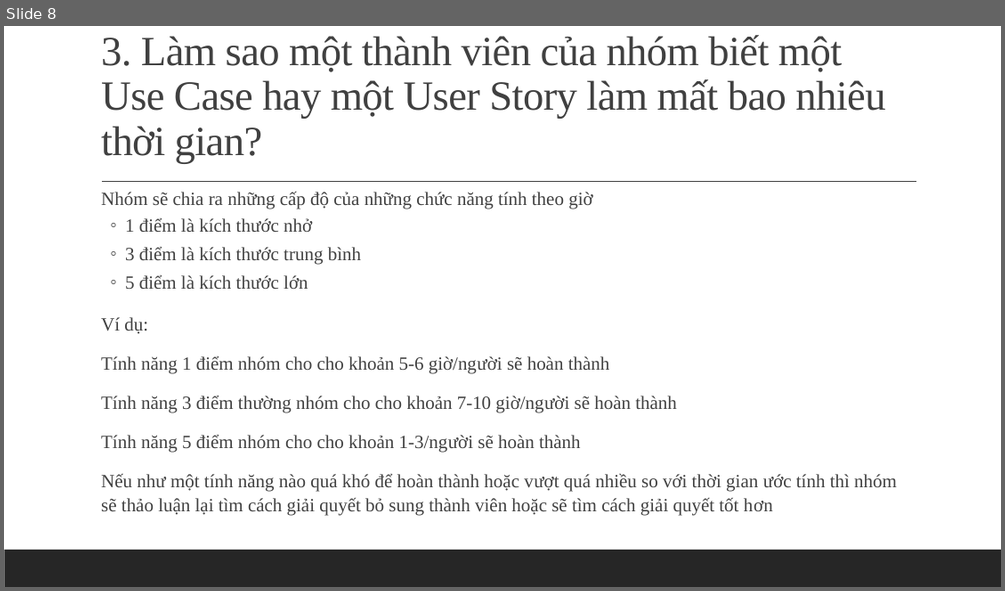
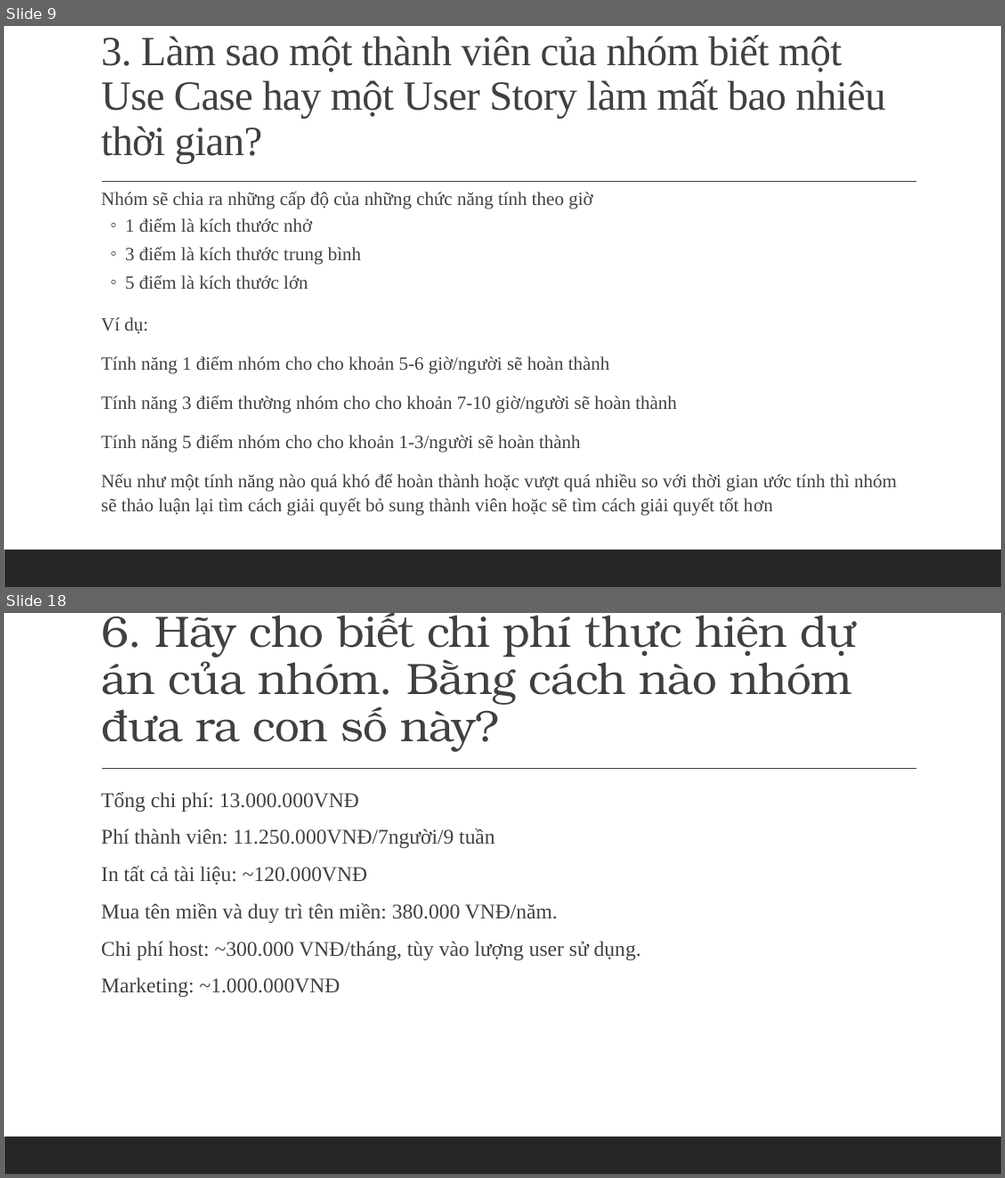
Before and after one commit to huynhquangminh/18HCB_QuanLyQuyTrinhPhanMem, a slide deck: Documents/Tuan3/Nhom_3_Tuan_3.pptx. Shown one above the other, each under a label of ours: slide 8 before the commit, slides 9 and 18 after it; the slides between them are not shown. The pictures are 1005x591 and 1005x1178 pixels, drawn with LibreOffice and Linux fonts; fonts in the diff are those of the drawing. Boxes give left, top, right and bottom in pixels: in the first picture for what was removed or moved away, otherwise in the second. Text is boxed around its words. In the diff, an @@ line names an element or a change of style, - is before the commit and + after.

Commit message:
Chỉnh slide tuần 2 và tuần 3

```diff
--- a/Documents/Tuan3/Nhom_3_Tuan_3.pptx
+++ b/Documents/Tuan3/Nhom_3_Tuan_3.pptx
@@ slide 18 added at (4, 613, 1001, 1174), background #FFFFFF; not listed: 2 template elements that a slide beside it also shows @@
@@ title added at (101, 615, 857, 752), 42.3 pt, text #404040 @@
+6. Hãy cho biết chi phí thực hiện dự án của nhóm. Bằng cách nào nhóm đưa ra con số này?
@@ text added at (101, 792, 641, 997), 20.1 pt, text #404040 @@
+  Tổng chi phí: 13.000.000VNĐ
+  Phí thành viên: 11.250.000VNĐ/7người/9 tuần
+  In tất cả tài liệu: ~120.000VNĐ
+  Mua tên miền và duy trì tên miền: 380.000 VNĐ/năm.
+  Chi phí host: ~300.000 VNĐ/tháng, tùy vào lượng user sử dụng.
+  Marketing: ~1.000.000VNĐ
@@ what was slide 8 is now slide 9 @@
```
Also in this commit, not shown: 3 slides changed, 10 other slides added, 1 other file.
